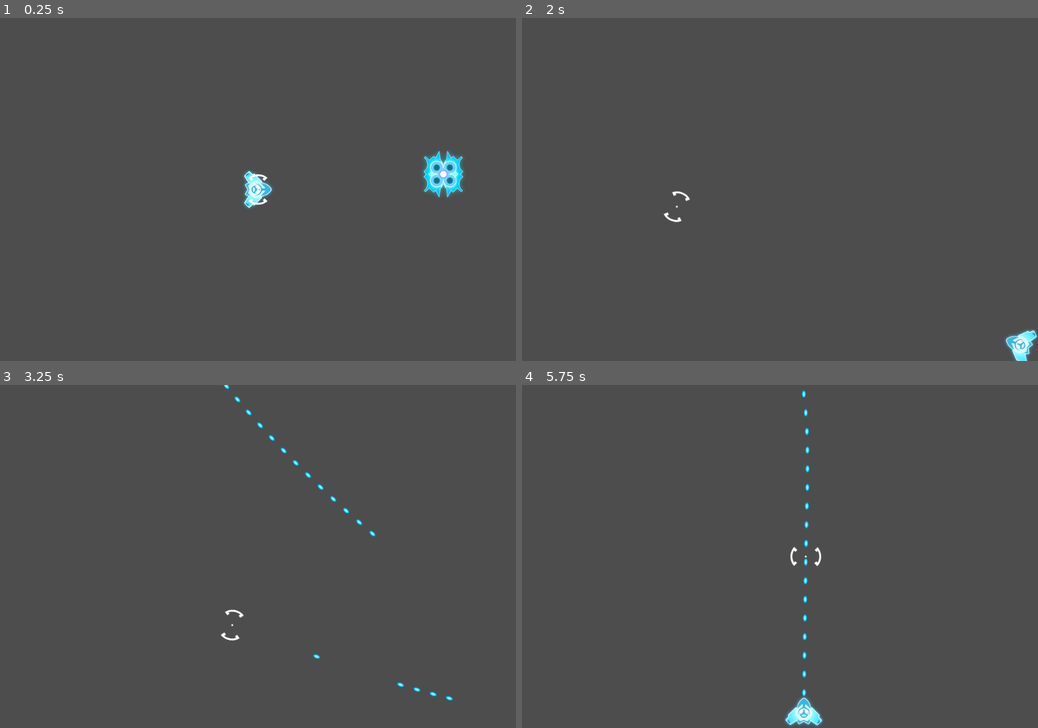
Above: before the commit, frames 1-4 (two rows, left to right).
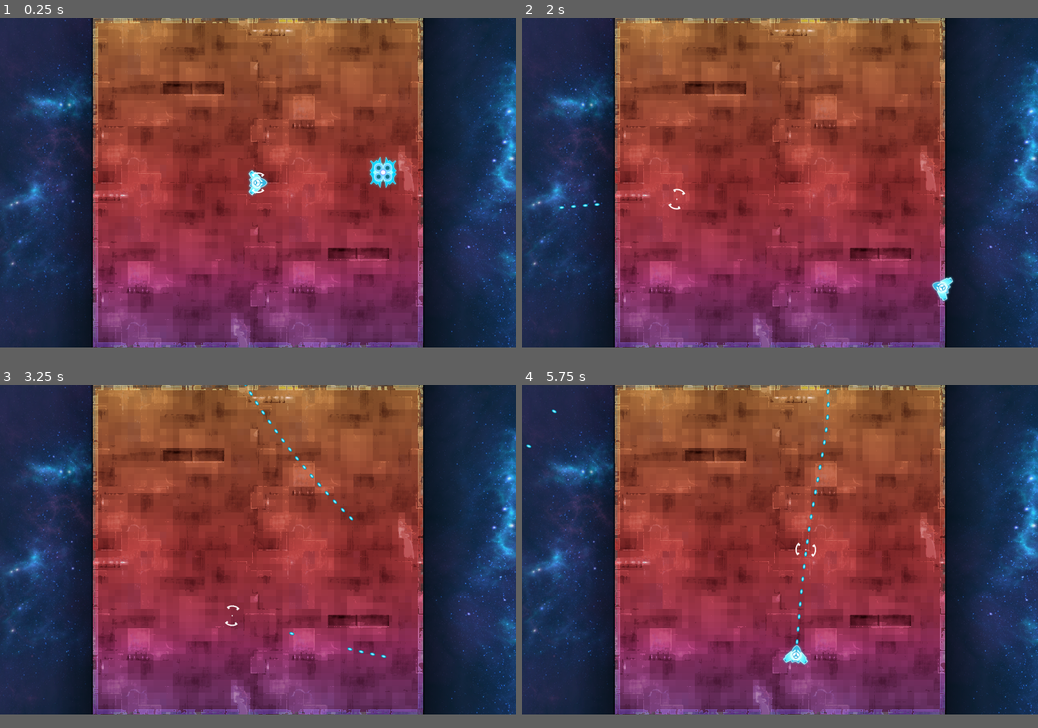
Above: after the commit, the same moments.

Repository: franch1se/ISCS-30.14-Game3
Game: Godot game, scene res://main.tscn
Two runs of this game, one before a commit and one after it. Both use one fixed random seed, a clock stepped at 60 frames per second and the inputs below.
Inputs (mouse positions are in pixels of both pictures, inside the frame that each line leads up to):
- Up to frame 1 (0.25 s): no input
- Up to frame 2 (2 s): tap Enter at 0.5 s; move the mouse to (893, 172) at 0.52 s; press the mouse at (893, 172) at 0.53 s; hold D (right) 0.53-1.28 s; move the mouse to (676, 206) at 1.27 s; release the mouse at (676, 206) at 1.28 s; hold S (down) from 1.28 s (still down); click (676, 206) at 1.35 s
- Up to frame 3 (3.25 s): move the mouse to (309, 481) at 2.02 s; release S (down) at 2.03 s; press the mouse at (309, 481) at 2.03 s; hold D (right) 2.03-2.78 s; move the mouse to (232, 625) at 2.77 s; release the mouse at (232, 625) at 2.78 s; hold W (up) from 2.78 s (still down); click (232, 625) at 2.85 s
- Up to frame 4 (5.75 s): move the mouse to (934, 607) at 3.52 s; release W (up) at 3.53 s; press the mouse at (934, 607) at 3.53 s; hold A (left) 3.53-5.03 s; move the mouse to (625, 505) at 4.27 s; release the mouse at (625, 505) at 4.28 s; click (625, 505) at 4.35 s; move the mouse to (805, 556) at 5.02 s; press the mouse at (805, 556) at 5.03 s; hold S (down) from 5.03 s (still down)
In our replay, the window is 800x533 before the commit and 800x512 after it. These sizes can differ from the game's own. Grey fills any space a smaller window leaves; there, only what the larger window draws over its background counts as a difference.

The runs differ from the first frame. In frame 1, 96% of the frame differs, in the area x 0-100%, y 0-97%; in frame 2, 96%; in frame 3, 96%; in frame 4, 96%, in the area x 0-100%, y 0-100%.

Commit message:
added map

Diff:
--- /dev/null
+++ b/shmup/MARCUSMAP.tscn
@@ -0,0 +1,8 @@
+[gd_scene load_steps=2 format=3 uid="uid://dh2njt6yy7c3w"]
+
+[ext_resource type="Texture2D" uid="uid://wnmo3pudt85a" path="res://ShmupSprites/Background_ingame.png" id="1_ugcmc"]
+
+[node name="Node2D" type="Node2D"]
+
+[node name="BackgroundIngame" type="Sprite2D" parent="."]
+texture = ExtResource("1_ugcmc")
--- a/shmup/main.tscn
+++ b/shmup/main.tscn
@@ -1,9 +1,12 @@
-[gd_scene load_steps=3 format=3 uid="uid://p0ith0ky4lb6"]
+[gd_scene load_steps=4 format=3 uid="uid://p0ith0ky4lb6"]
 
+[ext_resource type="PackedScene" uid="uid://dh2njt6yy7c3w" path="res://MARCUSMAP.tscn" id="1_eo2p6"]
 [ext_resource type="PackedScene" uid="uid://bkw73h3cmngrl" path="res://player.tscn" id="1_g6r7u"]
 [ext_resource type="PackedScene" uid="uid://dus36y5c45x7i" path="res://enemy_1.tscn" id="2_5hetx"]
 
 [node name="Main" type="Node2D"]
+
+[node name="map" parent="." instance=ExtResource("1_eo2p6")]
 
 [node name="Enemy1" parent="." instance=ExtResource("2_5hetx")]
 position = Vector2(388, -33)
--- a/shmup/player.tscn
+++ b/shmup/player.tscn
@@ -14,7 +14,7 @@
 script = ExtResource("4_3ei18")
 
 [node name="CharacterBody2D" type="CharacterBody2D" parent="."]
-collision_mask = 12
+collision_mask = 28
 script = ExtResource("1_18pux")
 
 [node name="Sprite2D" type="Sprite2D" parent="CharacterBody2D"]
--- a/shmup/project.godot
+++ b/shmup/project.godot
@@ -17,8 +17,8 @@
 
 [display]
 
-window/size/viewport_width=1080
-window/size/viewport_height=720
+window/size/viewport_width=1600
+window/size/viewport_height=1024
 
 [dotnet]
 
